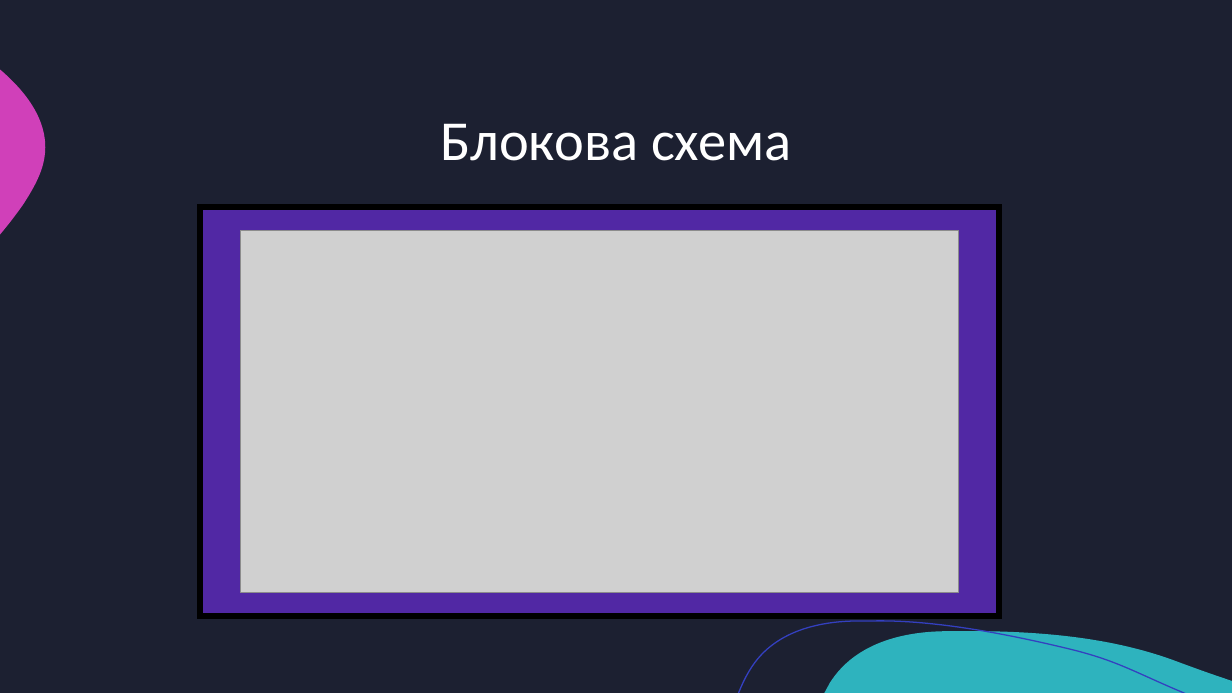
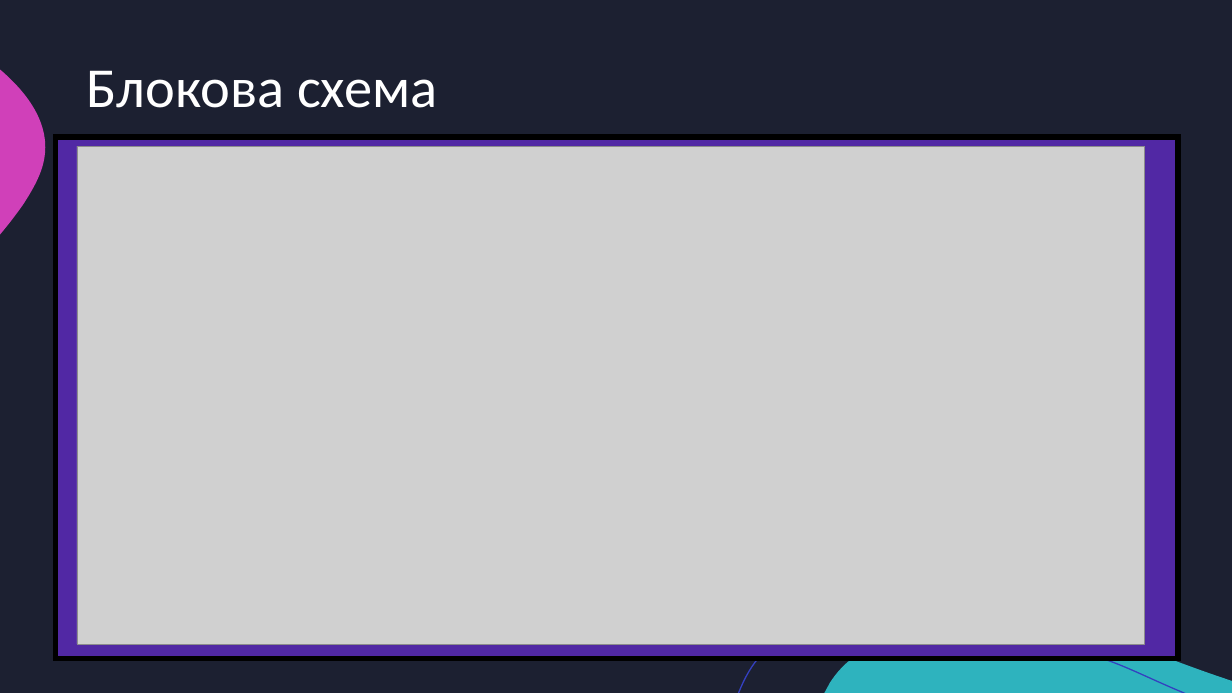
Before and after one commit to Kichikov28/Irrigation-System, a slide deck: slide 5 of Automatic irrigation system.pptx (slide 4 before the commit). Drawn at 1232x693 pixels with LibreOffice and Linux fonts; fonts in the diff are those of the drawing; grey boxes stand for pictures. Boxes give left, top, right and bottom in pixels: in the first picture for what was removed or moved away, otherwise in the second. Text is boxed around its words. In the diff, an @@ line names an element or a change of style, - is before the commit and + after.

```diff
--- a/Automatic irrigation system.pptx
+++ b/Automatic irrigation system.pptx
@@ title "Блокова схема": place and size @@
-title "Блокова схема" at <box>440,123,791,161</box>
+title "Блокова схема" at <box>86,70,437,108</box>
@@ title "Блокова схема" at <box>86,70,437,108</box>: alignment centre to left @@
@@ rectangle: place and size @@
-rectangle at <box>201,207,999,616</box>
+rectangle at <box>55,138,1178,659</box>
@@ picture: place and size @@
-picture at <box>240,231,958,592</box>
+picture at <box>77,146,1145,644</box>
```
Also in this commit, not shown: 4 other slides changed, 1 slide added, 1 other file.
